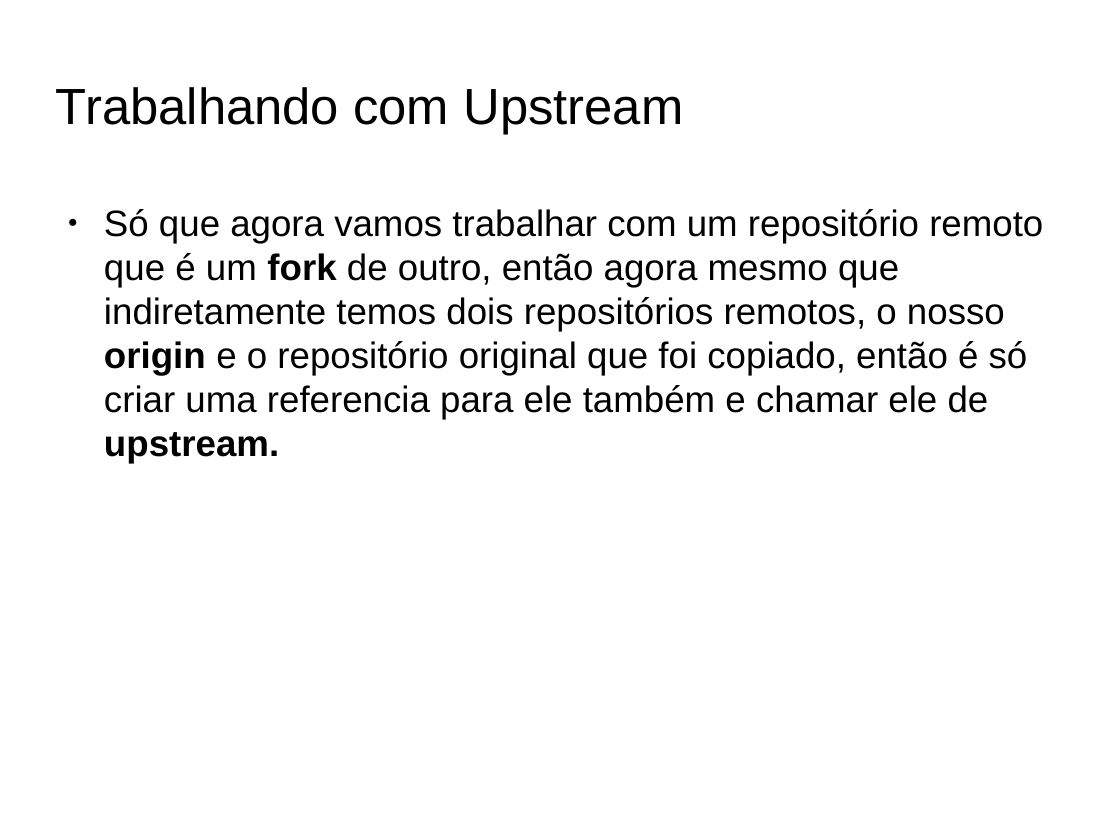
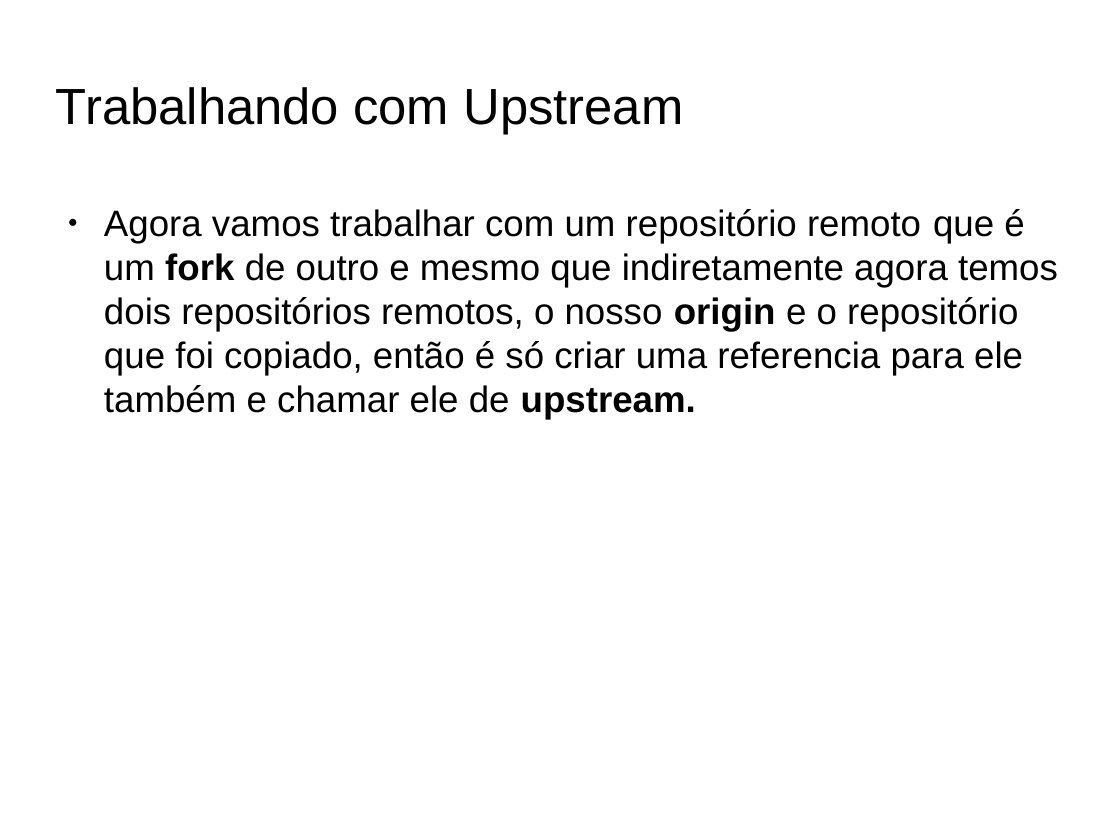
Before and after one commit to fabioads/apresentacao-git, a slide deck: slide 17 of Aprensentacao-GitHub.odp. Drawn at 1120x840 pixels with LibreOffice and Linux fonts; fonts in the diff are those of the drawing; background and template pictures are left out. Boxes give left, top, right and bottom in pixels: in the first picture for what was removed or moved away, otherwise in the second. Text is boxed around its words. In the diff, an @@ line names an element or a change of style, - is before the commit and + after.

```diff
--- a/Aprensentacao-GitHub.odp
+++ b/Aprensentacao-GitHub.odp
@@ text at (104, 209, 1058, 420): text changed @@
-● Só que agora vamos trabalhar com um repositório remoto que é um fork de outro, então agora mesmo que indiretamente temos dois repositórios remotos, o nosso origin e o repositório original que foi copiado, então é só criar uma referencia para ele também e chamar ele de upstream.
+● Agora vamos trabalhar com um repositório remoto que é um fork de outro e mesmo que indiretamente agora temos dois repositórios remotos, o nosso origin e o repositório que foi copiado, então é só criar uma referencia para ele também e chamar ele de upstream.
```
Also in this commit, not shown: 16 other slides changed, 1 slide added.
